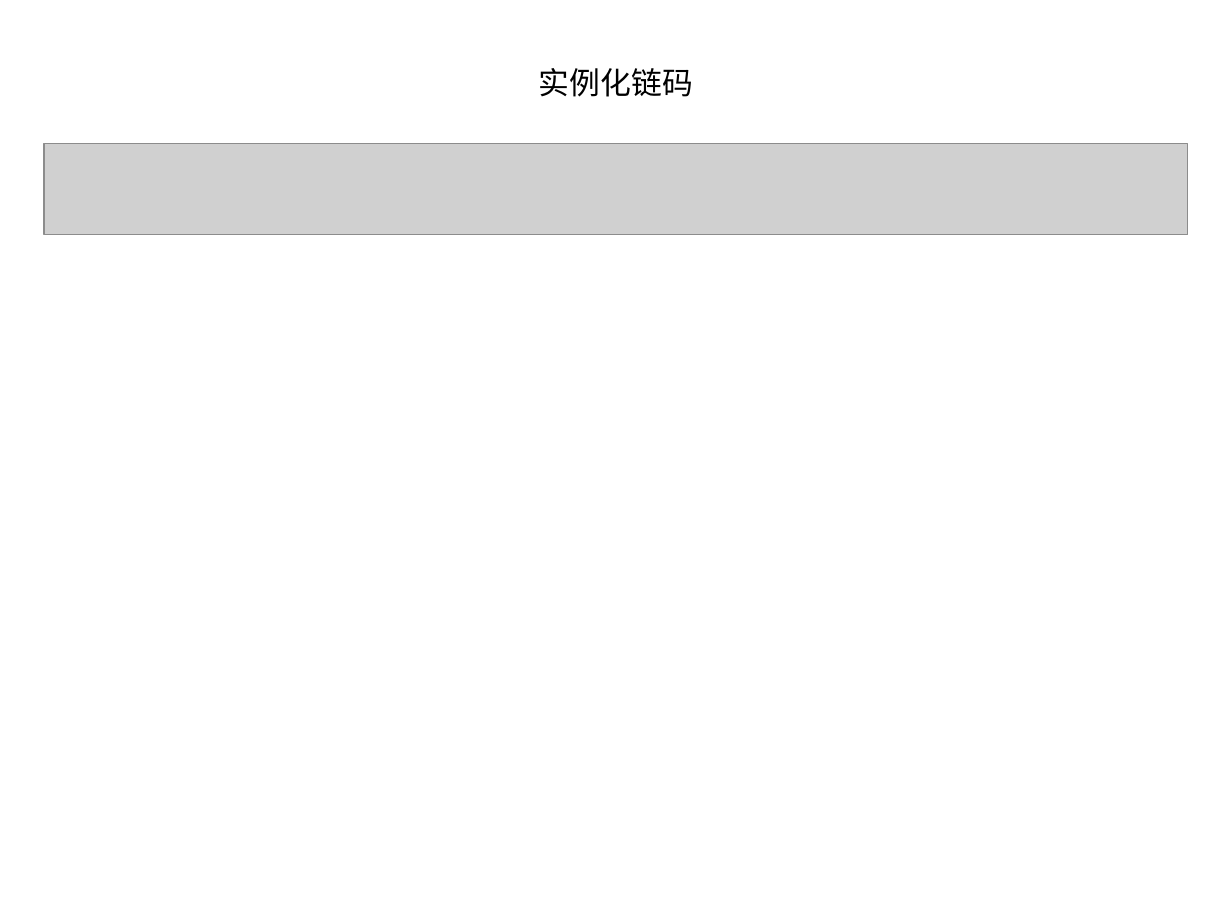
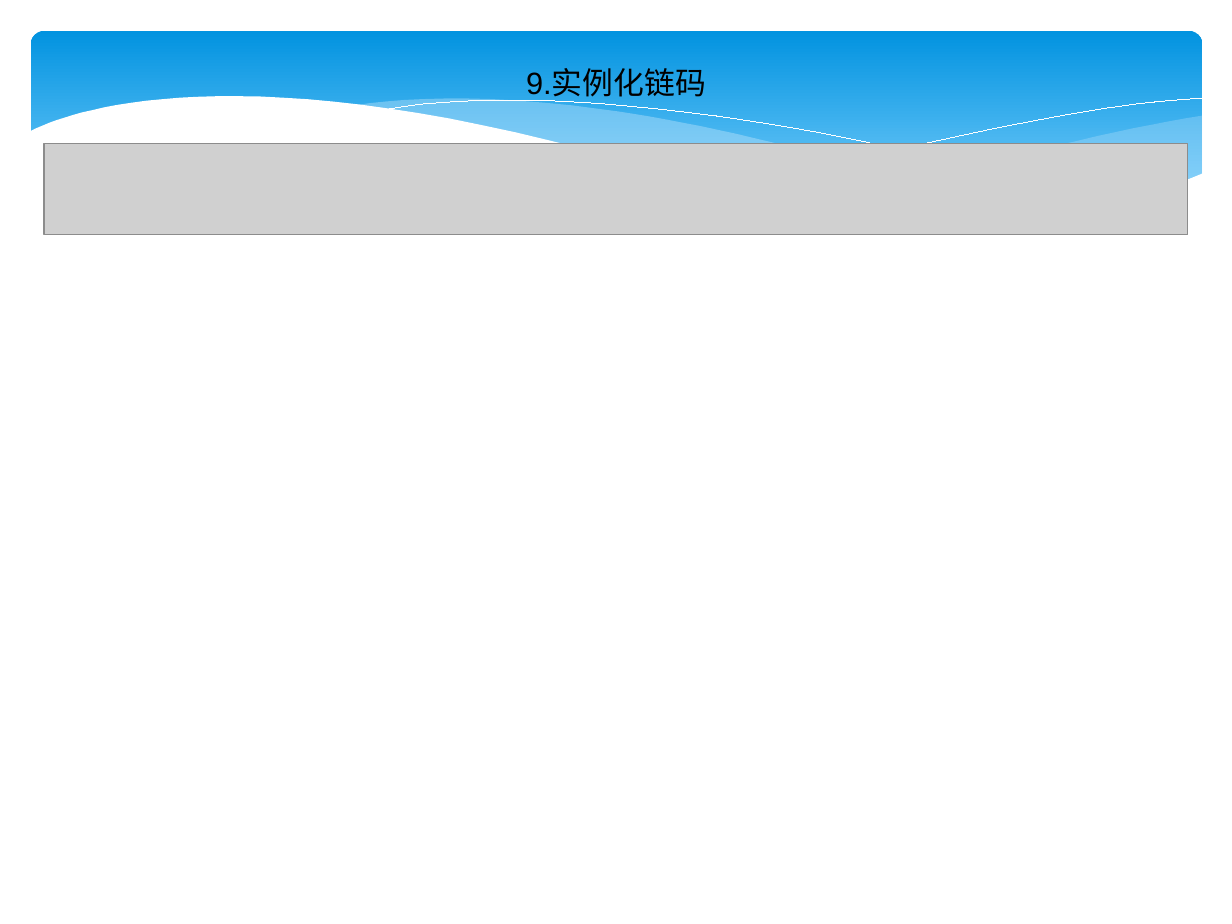
Before and after one commit to 382303784/hyperledger-fabric, a slide deck: slide 19 of fabric.ppt (slide 18 before the commit). Drawn at 1232x924 pixels with LibreOffice and Linux fonts; fonts in the diff are those of the drawing; grey boxes stand for pictures. Boxes give left, top, right and bottom in pixels: in the first picture for what was removed or moved away, otherwise in the second. Text is boxed around its words. In the diff, an @@ line names an element or a change of style, - is before the commit and + after.

```diff
--- a/fabric.ppt
+++ b/fabric.ppt
@@ rounded rectangle added at <box>31,31,1202,223</box>, fill gradient #0293E0 to #83D3FE @@
@@ text at <box>526,70,706,97</box>: text changed @@
-实例化链码
+9.实例化链码
@@ group added at <box>28,96,1204,276</box>: 5 freeform shapes @@
```
Also in this commit, not shown: 19 other slides changed, 4 slides added, 1 slide removed, 1 other file.
